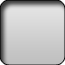
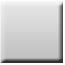
Layer changes from the first 65x65 image to the second:
added layer "形状 2" above "形状 1" over [0, 1, 63, 63]
hid "形状 1" over [0, 0, 65, 65]
